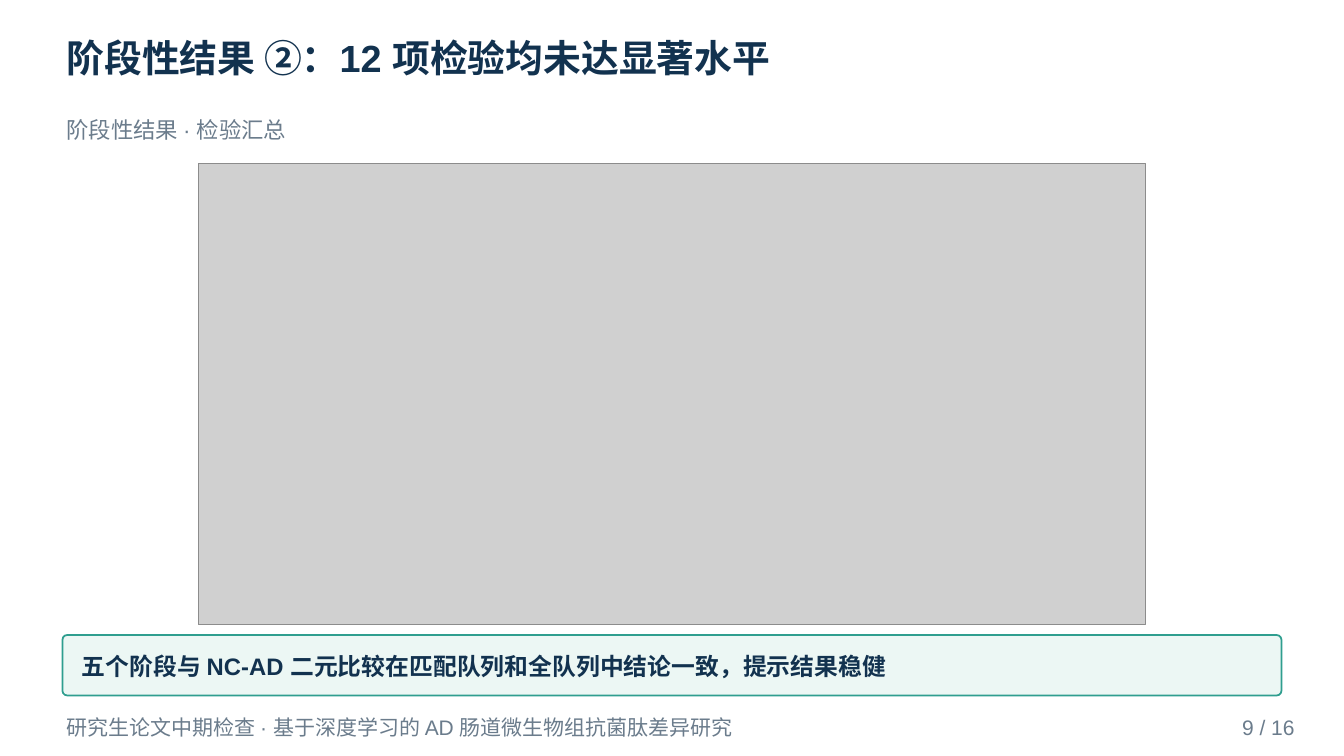
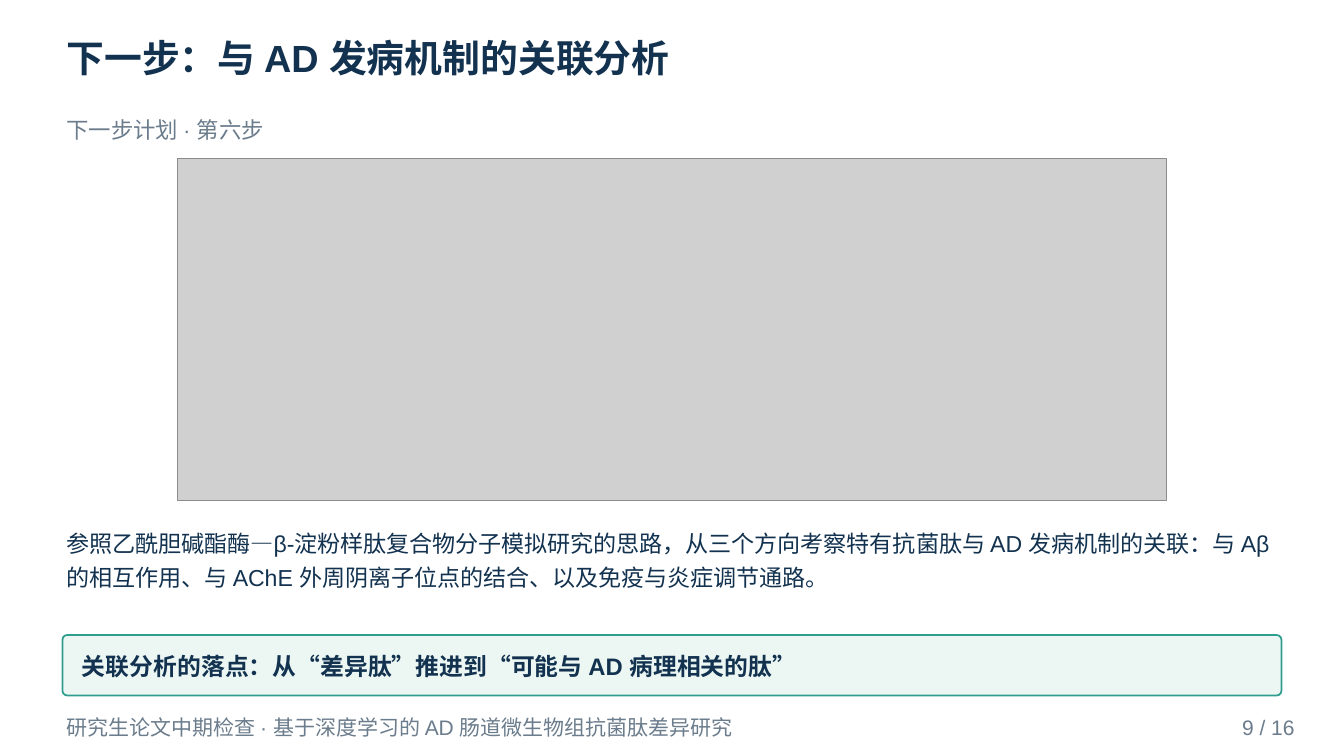
Before and after one commit to mqgg5630-cyber/zhongqi, a slide deck: slide 9 of deliverable/中期答辩.pptx. Drawn at 1344x756 pixels with LibreOffice and Linux fonts; fonts in the diff are those of the drawing; grey boxes stand for pictures. Boxes give left, top, right and bottom in pixels: in the first picture for what was removed or moved away, otherwise in the second. Text is boxed around its words. In the diff, an @@ line names an element or a change of style, - is before the commit and + after.

```diff
--- a/deliverable/中期答辩.pptx
+++ b/deliverable/中期答辩.pptx
@@ text at (67, 39, 669, 76): text changed @@
-阶段性结果 ②：12 项检验均未达显著水平
+下一步：与 AD 发病机制的关联分析
@@ text at (67, 119, 264, 140): text changed @@
-阶段性结果 · 检验汇总
+下一步计划 · 第六步
@@ picture: place and size @@
-picture at (199, 163, 1146, 625)
+picture at (177, 158, 1167, 501)
@@ text added at (67, 532, 1270, 588), 16.5 pt, text #12324F @@
+参照乙酰胆碱酯酶—β-淀粉样肽复合物分子模拟研究的思路，从三个方向考察特有抗菌肽与 AD 发病机制的关联：与 Aβ 的相互作用、与 AChE 外周阴离子位点的结合、以及免疫与炎症调节通路。
@@ text in rounded rectangle at (82, 654, 796, 678): text changed @@
-五个阶段与 NC-AD 二元比较在匹配队列和全队列中结论一致，提示结果稳健
+关联分析的落点：从“差异肽”推进到“可能与 AD 病理相关的肽”
```
Also in this commit, not shown: 12 other slides changed, 1 slide added, 1 slide removed, 24 other files.
